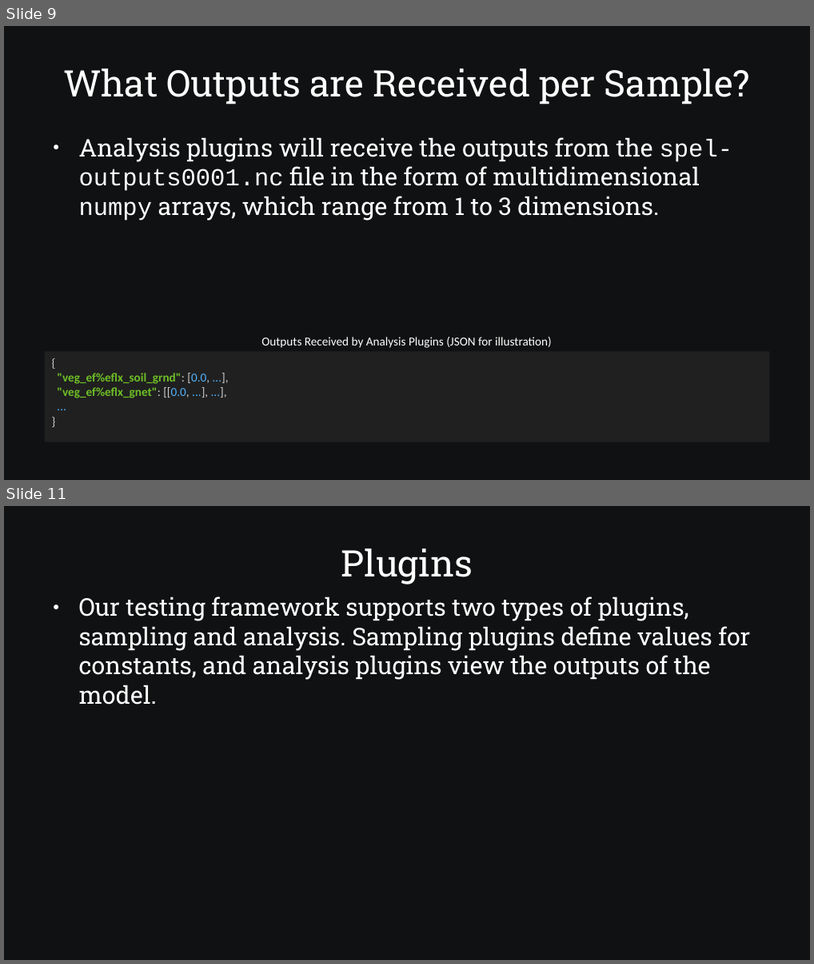
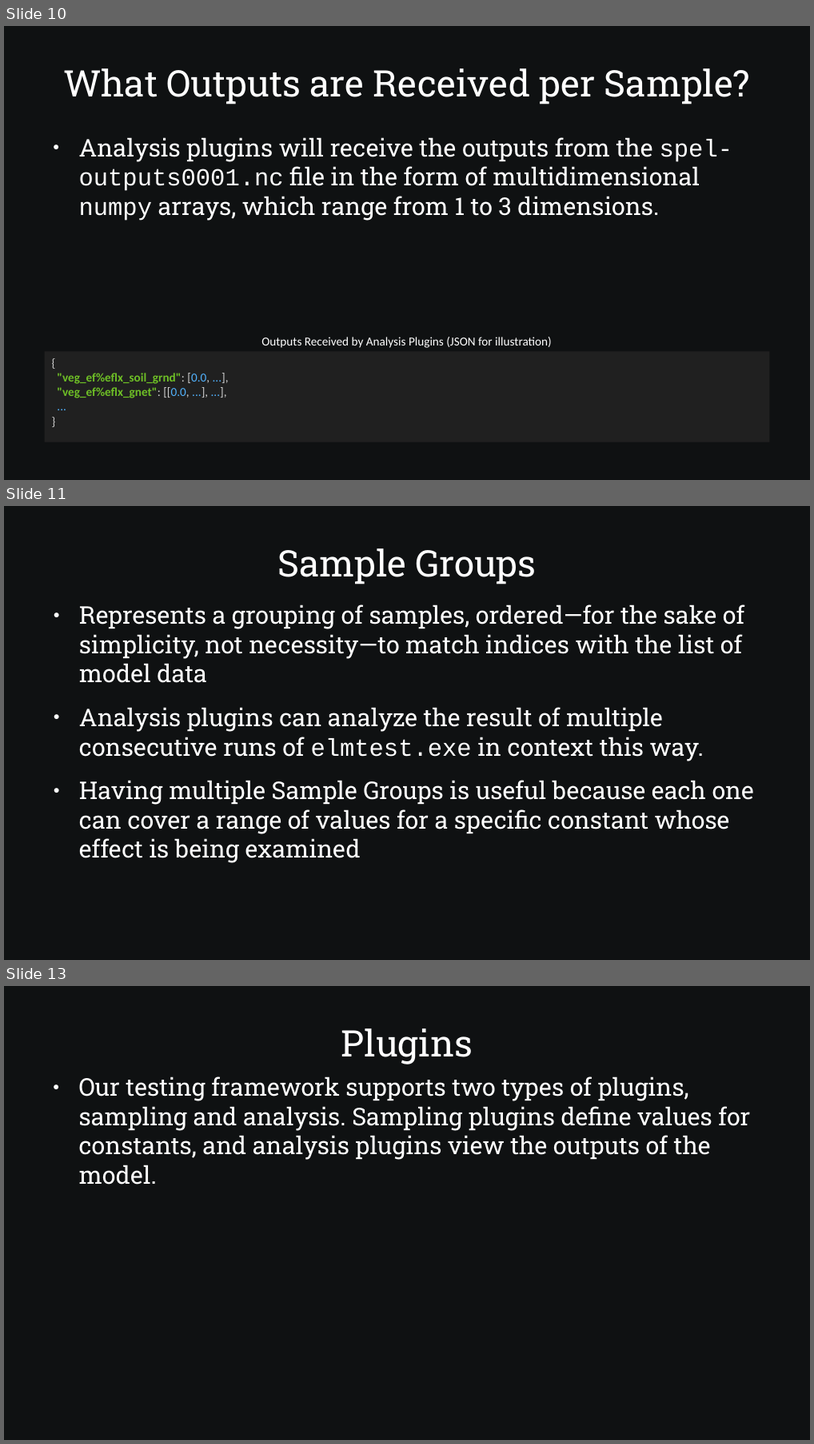
Before and after one commit to SamAllen06/lake_temp_work, a slide deck: documentation/for_collaborators/TestingSoftwareOverview.odp. Shown one above the other, each under a label of ours: slides 9 and 11 before the commit, slides 10, 11 and 13 after it; the slides between them are not shown. The pictures are 814x964 and 814x1444 pixels, drawn with LibreOffice and Linux fonts; fonts in the diff are those of the drawing. Boxes give left, top, right and bottom in pixels: in the first picture for what was removed or moved away, otherwise in the second. Text is boxed around its words. In the diff, an @@ line names an element or a change of style, - is before the commit and + after.

Commit message:
Added aSamples Groups and Constants info
Explained why sample groups are ordered, why we'd want multiple sample groups, and how many constants we change.

```diff
--- a/documentation/for_collaborators/TestingSoftwareOverview.odp
+++ b/documentation/for_collaborators/TestingSoftwareOverview.odp
@@ slide 11 added at bbox=[4, 506, 810, 960], background #0F1112 @@
@@ title added at bbox=[278, 548, 537, 584], 36 pt, text #FFFFFF @@
+Sample Groups
@@ text added at bbox=[79, 604, 754, 863], 24 pt, text #FFFFFF @@
+● Represents a grouping of samples, ordered—for the sake of simplicity, not necessity—to match indices with the list of model data
+● Analysis plugins can analyze the result of multiple consecutive runs of elmtest.exe in context this way.
+● Having multiple Sample Groups is useful because each one can cover a range of values for a specific constant whose effect is being examined
@@ what was slide 9 is now slide 10 @@
@@ what was slide 11 is now slide 13 @@
```
Also in this commit, not shown: 3 slides changed, 1 other slide added, 2 other files.
